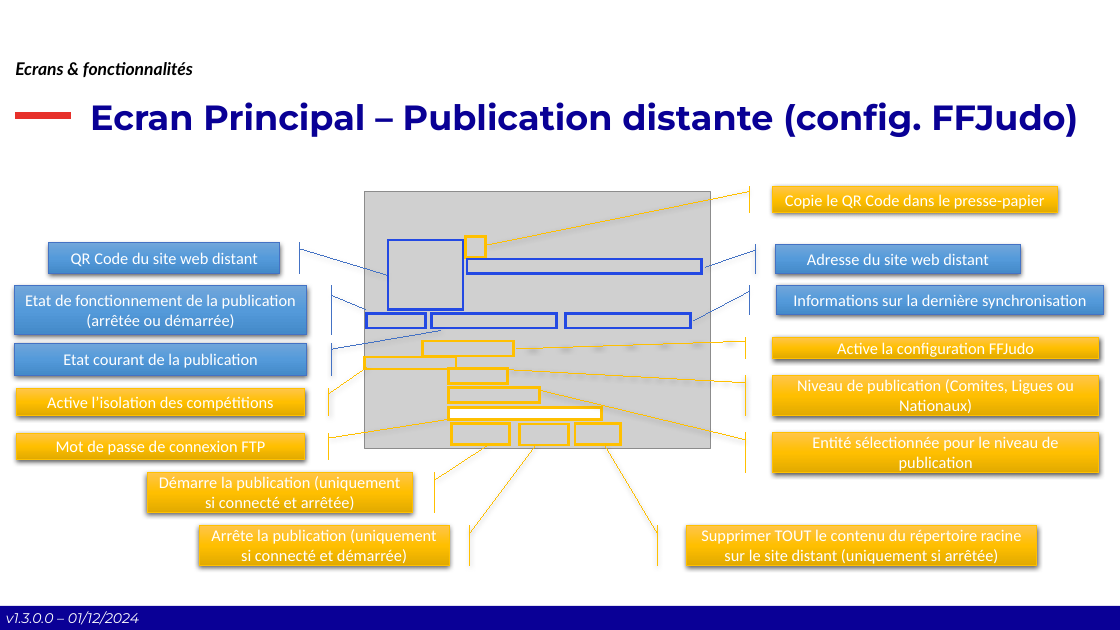
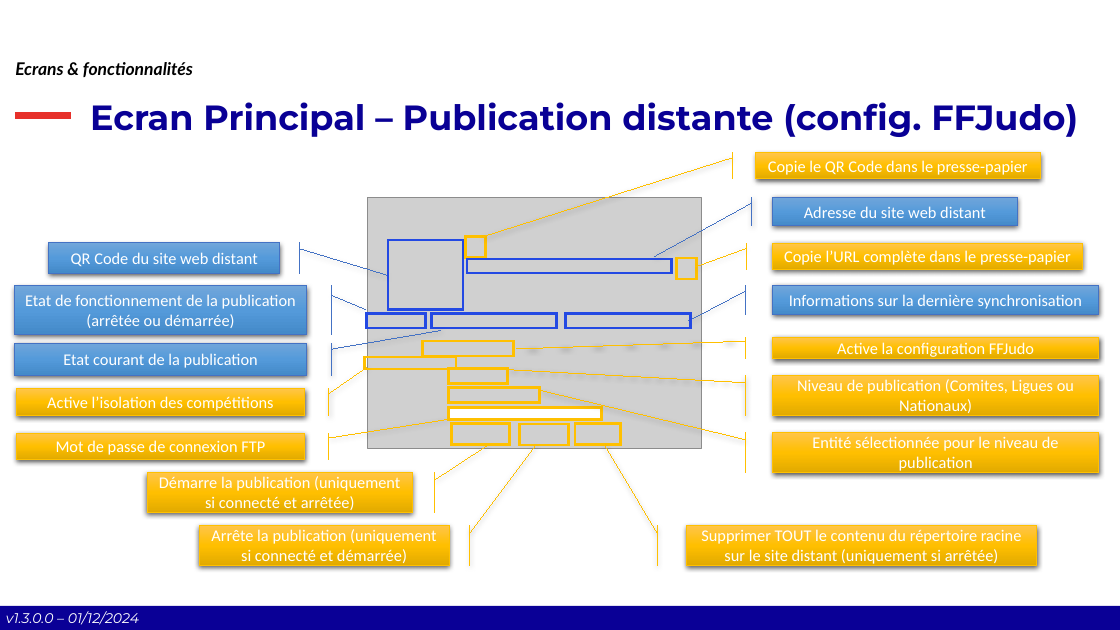
Before and after one commit to Comite-Rhone-Judo/PublicationSuiviCompetition, a slide deck: slide 11 of AppPublication/Documentation/PublicationSuiviCompetition - Manuel d'utilisation.pptx. Drawn at 1120x630 pixels with LibreOffice and Linux fonts; fonts in the diff are those of the drawing; grey boxes stand for pictures; background and template pictures are left out. Boxes give left, top, right and bottom in pixels: in the first picture for what was removed or moved away, otherwise in the second. Text is boxed around its words. In the diff, an @@ line names an element or a change of style, - is before the commit and + after.

Commit message:
Correction de la numerotation des versions test en beta Mise a jour du manuel avec les nouvelles IHMs Correction du bouton de sélection du répertoire de travail qui avait disparu Test de la valeur null sur SiteDistantSelectionne

```diff
--- a/AppPublication/Documentation/PublicationSuiviCompetition - Manuel d'utilisation.pptx
+++ b/AppPublication/Documentation/PublicationSuiviCompetition - Manuel d'utilisation.pptx
@@ accent border callout "Copie le QR Code dans ..." moved from (x1=773, y1=187, x2=1057, y2=213) to (x1=756, y1=153, x2=1040, y2=179) @@
@@ accent border callout "Copie le QR Code dans ..." at (x1=756, y1=153, x2=1040, y2=179): proportions changed @@
@@ picture resized from (x1=365, y1=192, x2=710, y2=450) to (x1=368, y1=197, x2=702, y2=449) @@
@@ accent border callout "Adresse du site web distant" at (x1=773, y1=197, x2=1018, y2=226): proportions changed @@
@@ accent border callout "Adresse du site web distant" moved from (x1=776, y1=245, x2=1021, y2=273) to (x1=773, y1=197, x2=1018, y2=226) @@
@@ rectangle resized from (x1=467, y1=259, x2=702, y2=273) to (x1=467, y1=259, x2=671, y2=273) @@
@@ rectangle added at (x1=676, y1=258, x2=697, y2=279), outline #FFC000 2.25 pt @@
@@ accent border callout added at (x1=773, y1=244, x2=1083, y2=270), fill gradient #FFC64B to #FFC000 to #E3AB00, outline #FFC000 0.75 pt, 14 pt, text #FFFFFF @@
+Copie l’URL complète dans le presse-papier
@@ accent border callout "Informations sur la dernière synchronisation" moved from (x1=777, y1=286, x2=1104, y2=315) to (x1=773, y1=286, x2=1100, y2=315) @@
```
Also in this commit, not shown: 6 other slides changed, 6 other files.
